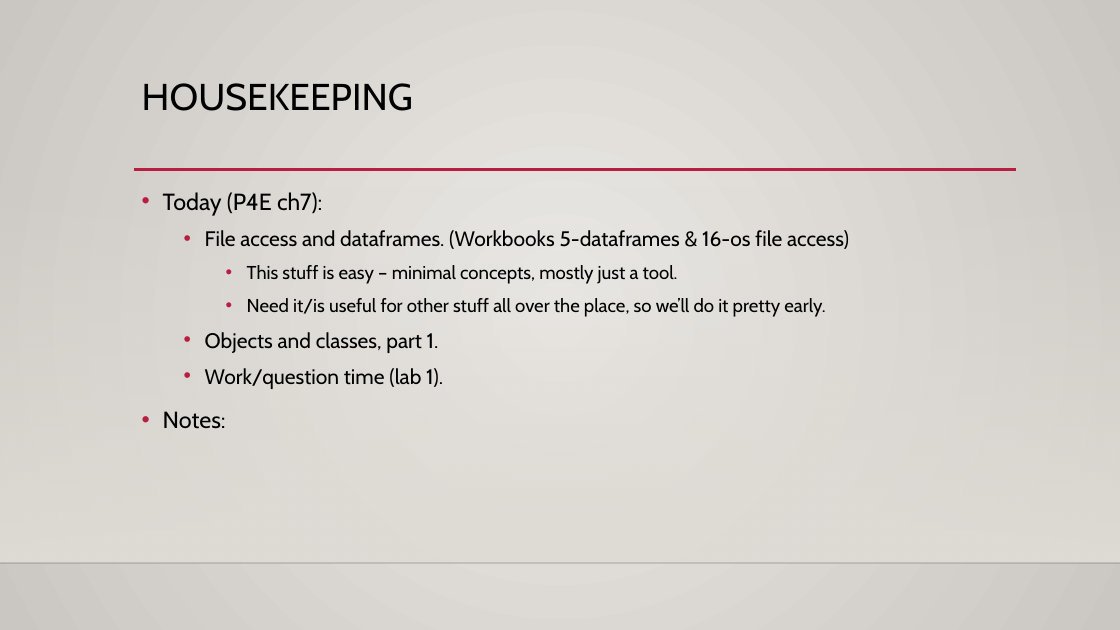
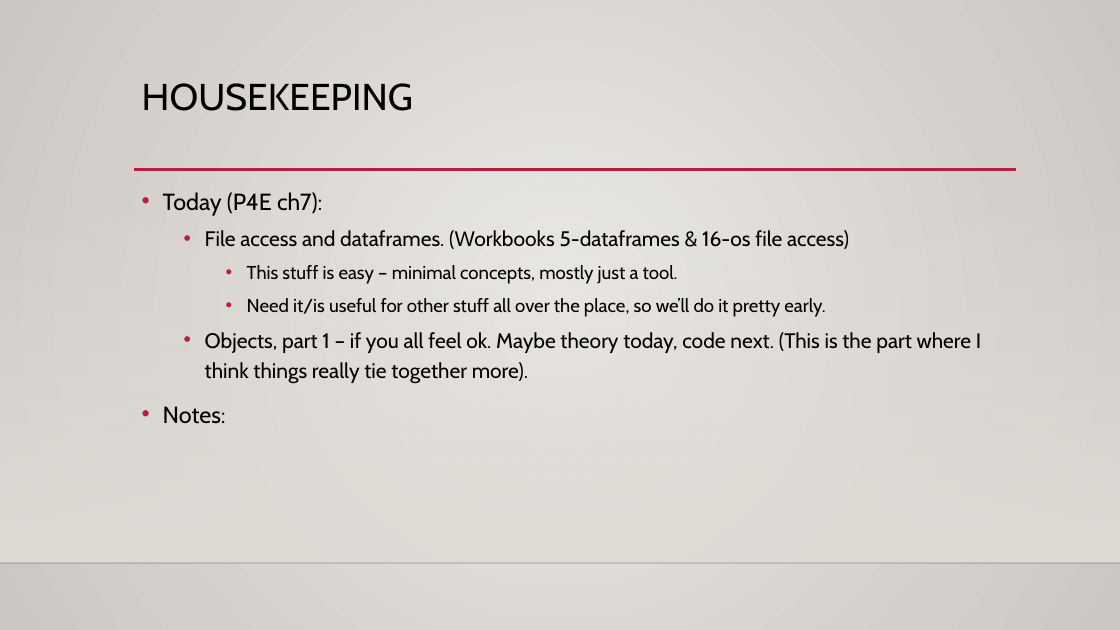
Before and after one commit to AkeemSemperDataScience/Programming_Basics_for_Machine_Learning_Students, a slide deck: slide 1 of reference_material/slides/005_file_access.pptx. Drawn at 1120x630 pixels with LibreOffice and Linux fonts; fonts in the diff are those of the drawing; background and template pictures are left out. Boxes give left, top, right and bottom in pixels: in the first picture for what was removed or moved away, otherwise in the second. Text is boxed around its words. In the diff, an @@ line names an element or a change of style, - is before the commit and + after.

```diff
--- a/reference_material/slides/005_file_access.pptx
+++ b/reference_material/slides/005_file_access.pptx
@@ text at [205, 332, 981, 384]: text changed @@
-  • Objects and classes, part 1.
-  • Work/question time (lab 1).
+  • Objects, part 1 – if you all feel ok. Maybe theory today, code next. (This is the part where I think things really tie together more).
```
Also in this commit, not shown: 1 other slide changed, 1 other file.
